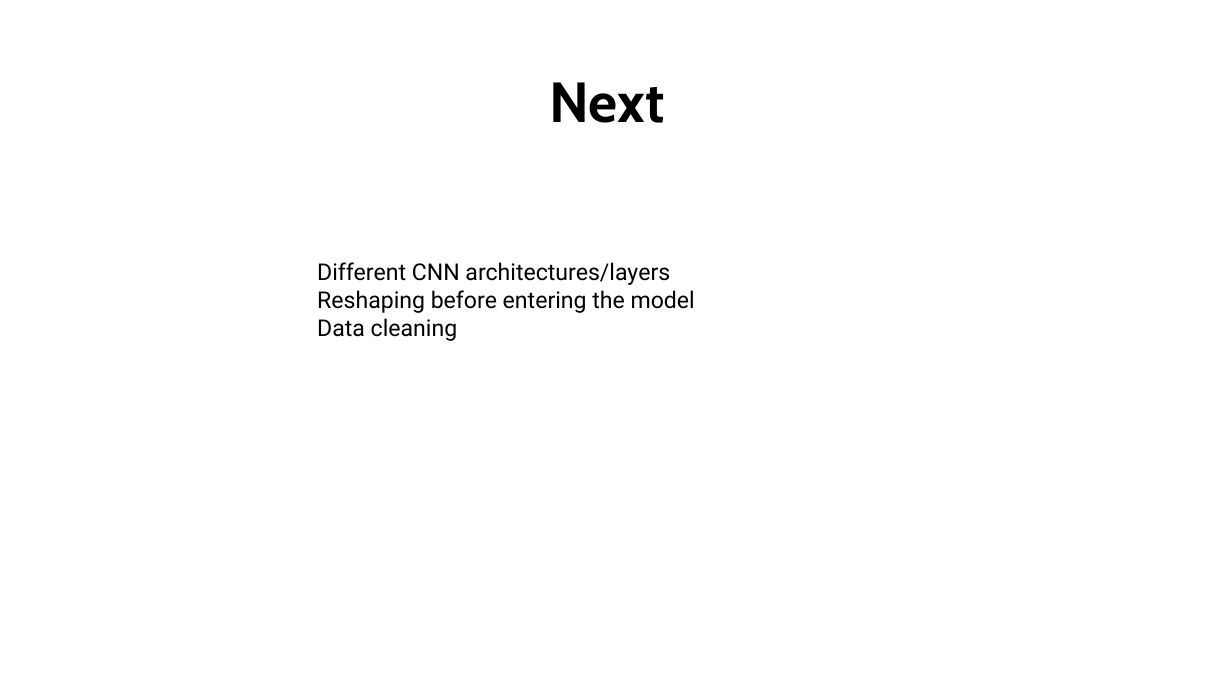
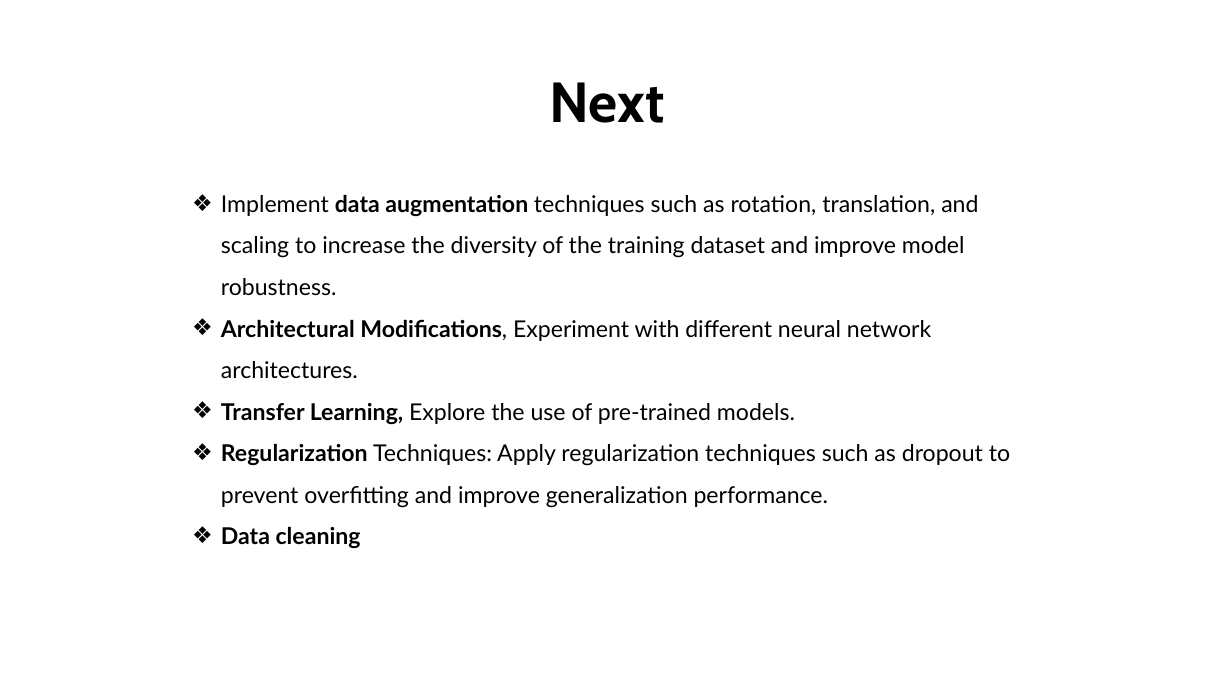
Before and after one commit to noatal345/Image_Classification_Task, a slide deck: slide 9 of results.pptx. Drawn at 1232x693 pixels with LibreOffice and Linux fonts; fonts in the diff are those of the drawing; background and template pictures are left out. Boxes give left, top, right and bottom in pixels: in the first picture for what was removed or moved away, otherwise in the second. Text is boxed around its words. In the diff, an @@ line names an element or a change of style, - is before the commit and + after.

```diff
--- a/results.pptx
+++ b/results.pptx
@@ text "Implement data augmentation techniques such ...": place and size @@
-text "Implement data augmentation techniques such ..." at (317,262,695,341)
+text "Implement data augmentation techniques such ..." at (221,194,1010,508)
@@ text "Implement data augmentation techniques such ..." at (221,194,1010,508): font Roboto to Lato, bold on in "Data cleaning"; bullet none to ❖; line spacing 1 to 1.5 @@
@@ text at (221,194,1010,508): text changed; font Roboto to Lato @@
-Different CNN architectures/layers
-Reshaping before entering the model
+❖ Implement data augmentation techniques such as rotation, translation, and scaling to increase the diversity of the training dataset and improve model robustness.
+❖ Architectural Modifications, Experiment with different neural network architectures.
+❖ Transfer Learning, Explore the use of pre-trained models.
+❖ Regularization Techniques: Apply regularization techniques such as dropout to prevent overfitting and improve generalization performance.
```
Also in this commit, not shown: 4 other slides changed, 1 slide added, 1 slide removed, 1 other file.
